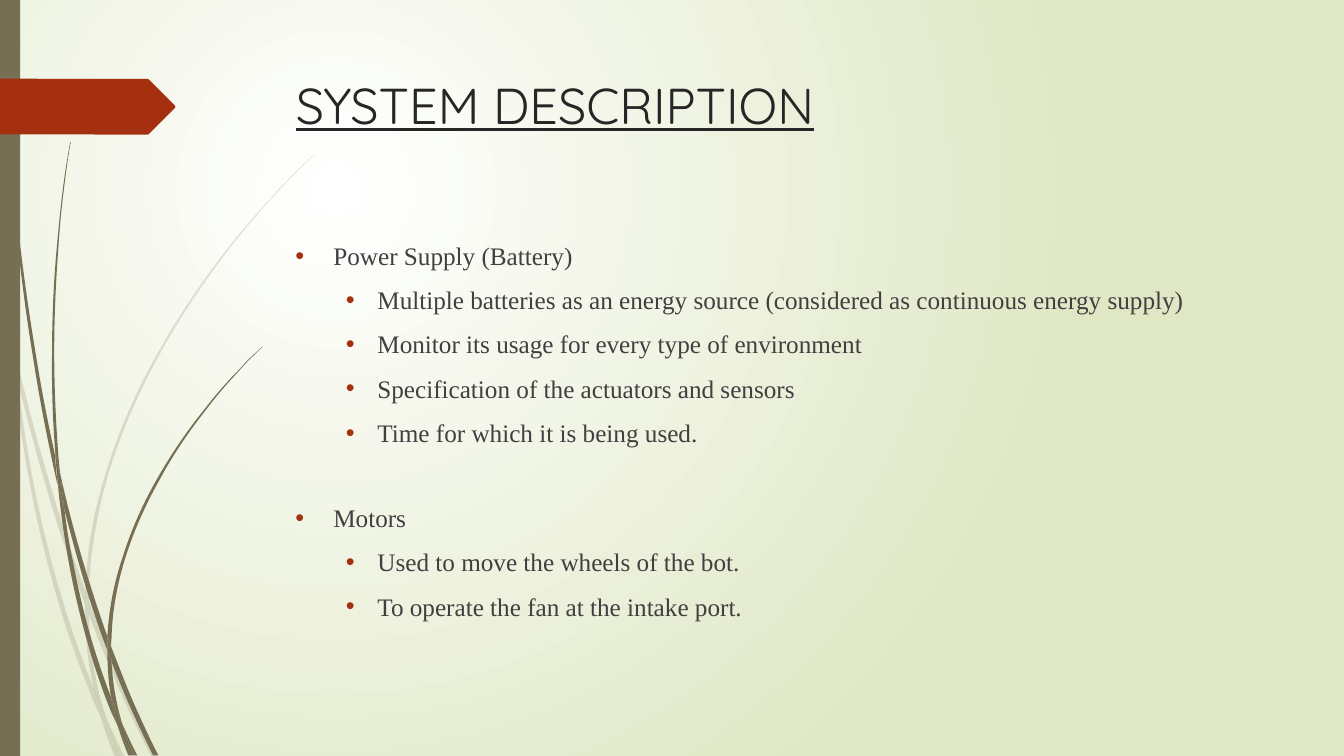
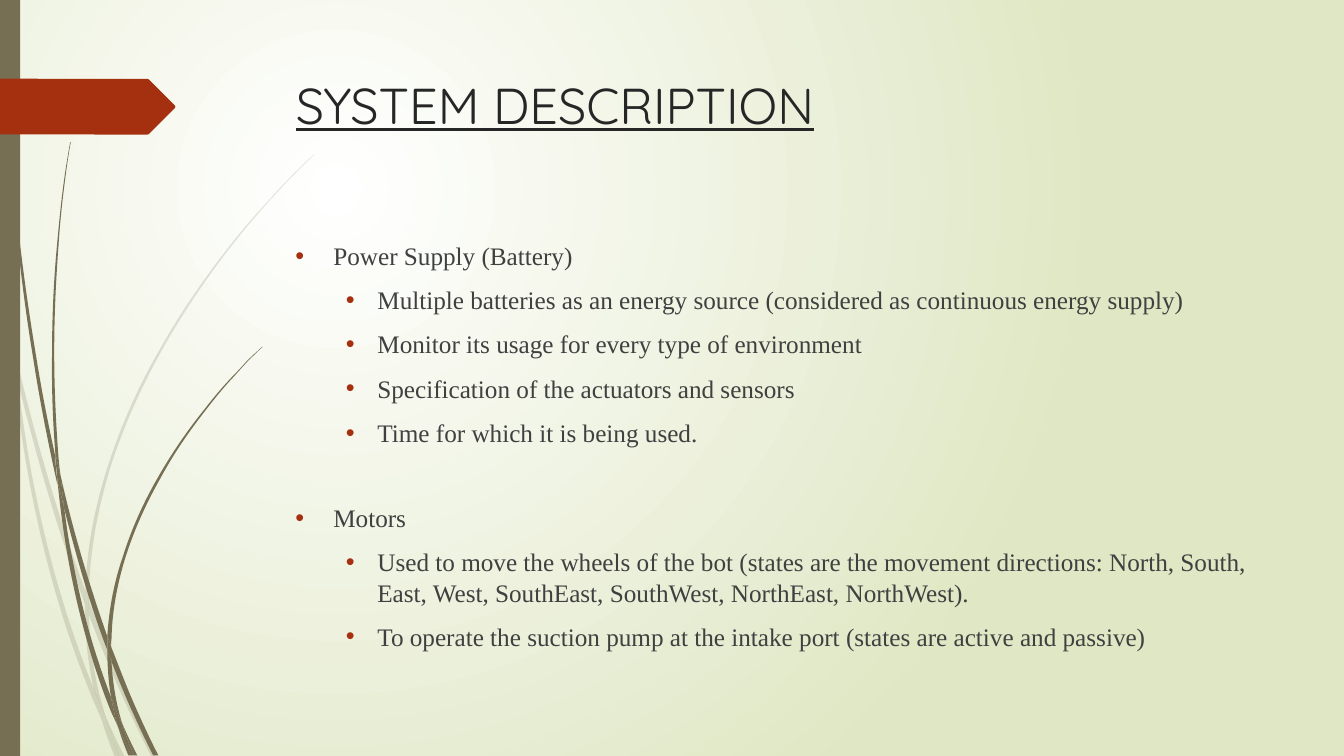
Before and after one commit to VirajSonaje/RobovacSimulation, a slide deck: slide 4 of Presentation on CSE561 Project.pptx. Drawn at 1344x756 pixels with LibreOffice and Linux fonts; fonts in the diff are those of the drawing. Boxes give left, top, right and bottom in pixels: in the first picture for what was removed or moved away, otherwise in the second. Text is boxed around its words. In the diff, an @@ line names an element or a change of style, - is before the commit and + after.

Commit message:
Presentation final

```diff
--- a/Presentation on CSE561 Project.pptx
+++ b/Presentation on CSE561 Project.pptx
@@ text at [377, 553, 1245, 652]: text changed @@
-  • Used to move the wheels of the bot.
-  • To operate the fan at the intake port.
+  • Used to move the wheels of the bot (states are the movement directions: North, South, East, West, SouthEast, SouthWest, NorthEast, NorthWest).
+  • To operate the suction pump at the intake port (states are active and passive)
```
Also in this commit, not shown: 1 other slide changed, 3 slides added.
